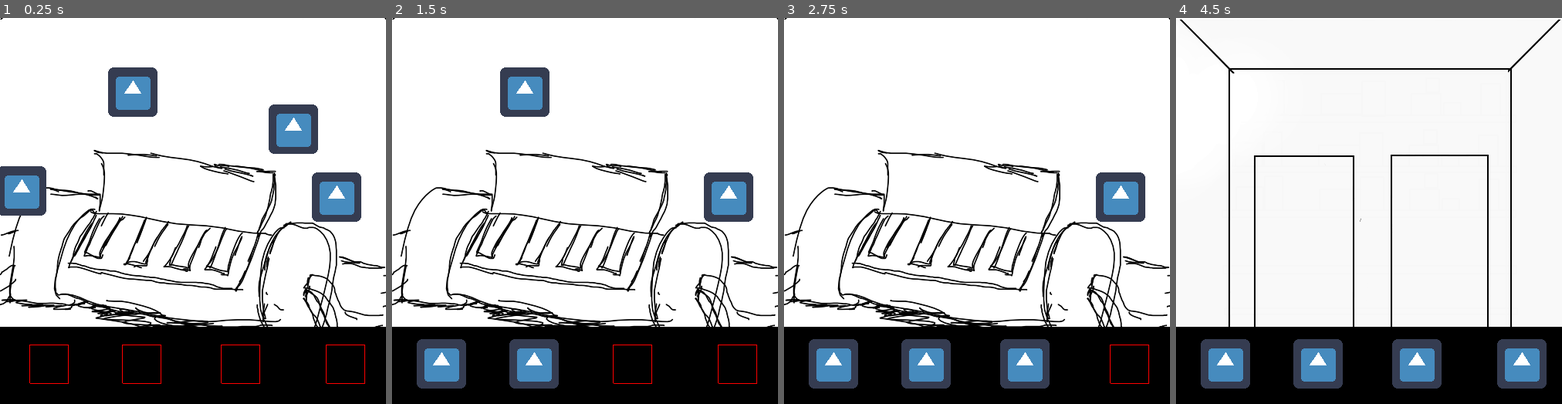
Above: before the commit, frames 1-4 (left to right).
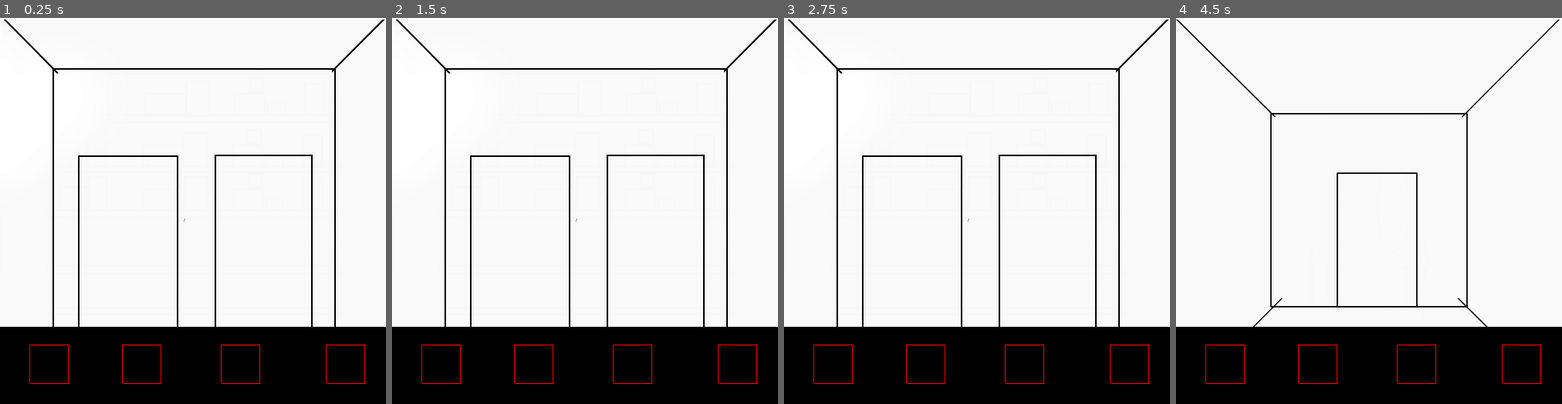
Above: after the commit, the same moments.

Repository: andresleonardobg/Cinco
Game: Godot game, scene res://scenes/level.tscn
Two runs of this game, one before a commit and one after it. Both use one fixed random seed, a clock stepped at 60 frames per second and the inputs below. Before the commit the project has no main scene; this scene is started directly in both runs. The engine's default icon, where the game draws it, is replaced by a stand-in: a white triangle on a blue panel in a dark square.
Inputs (mouse positions are in pixels of both pictures, inside the frame that each line leads up to):
- Up to frame 1 (0.25 s): no input
- Up to frame 2 (1.5 s): tap Enter (ui_accept) at 0.5, 0.77, 1.25 s; move the mouse to (685, 129) at 0.52 s; click (685, 129) at 0.6 s; move the mouse to (415, 191) at 1.27 s; click (415, 191) at 1.35 s
- Up to frame 3 (2.75 s): tap Enter (ui_accept) at 1.52, 2 s; move the mouse to (915, 91) at 2.02 s; click (915, 91) at 2.1 s
- Up to frame 4 (4.5 s): tap Enter (ui_accept) at 2.75, 3.02, 3.5, 3.77, 4.25 s; move the mouse to (1511, 195) at 2.77 s; click (1511, 195) at 2.85 s; move the mouse to (1330, 330) at 3.52 s; click (1330, 330) at 3.6 s; move the mouse to (1369, 334) at 4.27 s; click (1369, 334) at 4.35 s

The runs differ from the first frame. In frame 1, 14% of the frame differs, in the area x 0-100%, y 0-80%; in frame 2, 14%; in frame 3, 14%, in the area x 0-100%, y 0-96%; in frame 4, 9.9%.

Commit message:
box dialog

Diff:
--- a/project.godot
+++ b/project.godot
@@ -11,6 +11,7 @@
 [application]
 
 config/name="Cinco"
+run/main_scene="res://scenes/level.tscn"
 config/icon="res://icon.png"
 
 [autoload]
@@ -31,6 +32,11 @@
 "events": [ Object(InputEventMouseButton,"resource_local_to_scene":false,"resource_name":"","device":0,"alt":false,"shi …(212 unchanged characters)…
  ]
 }
+click={
+"deadzone": 0.5,
+"events": [ Object(InputEventMouseButton,"resource_local_to_scene":false,"resource_name":"","device":0,"alt":false,"shift":false,"control":false,"meta":false,"command":false,"button_mask":0,"position":Vector2( 0, 0 ),"global_position":Vector2( 0, 0 ),"factor":1.0,"button_index":1,"pressed":false,"doubleclick":false,"script":null)
+ ]
+}
 
 [physics]
 
--- /dev/null
+++ b/scenes/dialogs.tscn
@@ -0,0 +1,27 @@
+[gd_scene load_steps=2 format=2]
+
+[ext_resource path="res://scripts/dialog.gd" type="Script" id=1]
+
+[node name="Dialog" type="ColorRect"]
+margin_right = 500.0
+margin_bottom = 50.0
+color = Color( 0, 0, 0, 1 )
+script = ExtResource( 1 )
+__meta__ = {
+"_edit_use_anchors_": false
+}
+
+[node name="RichTextLabel" type="RichTextLabel" parent="."]
+margin_left = 9.0
+margin_top = 3.0
+margin_right = 489.0
+margin_bottom = 48.0
+text = "Lorem Ipsum is simply dummy text of the printing and typesetting industry. Lorem Ipsum has been the industry's standard dummy text ever since the 1500s, when an unknown printer took "
+__meta__ = {
+"_edit_use_anchors_": false
+}
+
+[node name="Timer" type="Timer" parent="."]
+wait_time = 0.049
+
+[connection signal="timeout" from="Timer" to="." method="_on_Timer_timeout"]
--- a/scenes/level.tscn
+++ b/scenes/level.tscn
@@ -14,6 +14,7 @@
 [ext_resource path="res://assets/bgWindow.png" type="Texture" id=12]
 [ext_resource path="res://scripts/ComputerTwo.gd" type="Script" id=13]
 [ext_resource path="res://scripts/Capsule.gd" type="Script" id=14]
+[ext_resource path="res://scenes/dialogs.tscn" type="PackedScene" id=15]
 
 [sub_resource type="Animation" id=1]
 resource_name = "openDoor"
@@ -123,24 +124,24 @@
 
 [node name="map" parent="." instance=ExtResource( 1 )]
 script = ExtResource( 8 )
-position_in_map = Vector2( -500, -3000 )
+position_in_map = Vector2( -500, -1500 )
 
 [node name="objects" type="Node2D" parent="map"]
 script = ExtResource( 3 )
 
 [node name="object" parent="map/objects" instance=ExtResource( 4 )]
-position = Vector2( 880, 3144 )
+position = Vector2( 792, 2800 )
 
 [node name="object3" parent="map/objects" instance=ExtResource( 4 )]
-position = Vector2( 528, 3224 )
+position = Vector2( 944, 1352 )
 
 [node name="object4" parent="map/objects" instance=ExtResource( 4 )]
-position = Vector2( 672, 3096 )
+position = Vector2( 328, 4240 )
 
 [node name="object2" parent="map/objects" instance=ExtResource( 4 )]
-position = Vector2( 936, 3232 )
-
-[node name="ColorRect" type="Sprite" parent="map"]
+position = Vector2( 272, 3784 )
+
+[node name="firtsDoor" type="Sprite" parent="map"]
 position = Vector2( 1712, 200 )
 scale = Vector2( 1.375, 2.125 )
 z_index = -1
@@ -149,7 +150,7 @@
 script = ExtResource( 6 )
 nodeMap = NodePath("..")
 
-[node name="AnimationPlayer" type="AnimationPlayer" parent="map/ColorRect"]
+[node name="AnimationPlayer" type="AnimationPlayer" parent="map/firtsDoor"]
 anims/openDoor = SubResource( 1 )
 
 [node name="navigation" type="Node2D" parent="map"]
@@ -264,6 +265,7 @@
 scale = Vector2( 2.8, 1.2 )
 posMap = Vector2( 0, -4000 )
 nodeMap = NodePath("../..")
+node_dialog = NodePath("../../../ColorRect")
 
 [node name="door11" parent="map/navigation" instance=ExtResource( 2 )]
 position = Vector2( 255.12, 2293.9 )
@@ -331,12 +333,6 @@
 rotation = 0.102974
 scale = Vector2( 4, 0.4 )
 posMap = Vector2( -1000, -3000 )
-nodeMap = NodePath("../..")
-
-[node name="door19" parent="map/navigation" instance=ExtResource( 2 )]
-position = Vector2( 1232.49, 3402.41 )
-scale = Vector2( 8, 0.2 )
-posMap = Vector2( 0, -3000 )
 nodeMap = NodePath("../..")
 
 [node name="door20" parent="map/navigation" instance=ExtResource( 2 )]
@@ -641,7 +637,10 @@
 
 [node name="Inventory" parent="navigationCam" instance=ExtResource( 5 )]
 
-[connection signal="animation_finished" from="map/ColorRect/AnimationPlayer" to="map/ColorRect" method="_on_AnimationPlayer_animation_finished"]
+[node name="ColorRect" parent="." instance=ExtResource( 15 )]
+visible = false
+
+[connection signal="animation_finished" from="map/firtsDoor/AnimationPlayer" to="map/firtsDoor" method="_on_AnimationPlayer_animation_finished"]
 [connection signal="timeout" from="map/navigation/door3/Timer" to="map/navigation/door3" method="_on_Timer_timeout"]
 [connection signal="input_event" from="map/interaction/interactive" to="map/interaction/interactive" method="_on_interactive_input_event"]
 [connection signal="timeout" from="map/interaction/ComputerTwo/Computer/RichTextLabel2/Timer" to="map/interaction/ComputerTwo" method="_on_Timer_timeout"]
--- a/scripts/Capsule.gd
+++ b/scripts/Capsule.gd
@@ -69,9 +69,8 @@
 			if take:
 				for p in positions:
 					if p.occupied == null:
-						queue_free()
-						p.occupied = self.name
-						p.instance_node(self.name)
+						p.occupied = 'capsule'
+						p.instance_node('capsule')
 						take = false
 
 					if take == false:
--- a/scripts/ComputerTwo.gd
+++ b/scripts/ComputerTwo.gd
@@ -37,6 +37,7 @@
 	var n = node.instance()
 	n.name = nm
 	n.block = true
+	n.softwareLoad = true
 	parent.call_deferred("add_child", n)
 	count += 1
 
@@ -48,19 +49,19 @@
 
 
 
-func _on_AnimationPlayer_animation_finished(anim_name):
+func _on_AnimationPlayer_animation_finished(_anim_name):
 	$Computer/load/ColorRect2/AnimationPlayer2.play("load")
 
 
-func _on_AnimationPlayer2_animation_finished(anim_name):
+func _on_AnimationPlayer2_animation_finished(_anim_name):
 	$Computer/load/ColorRect3/AnimationPlayer3.play("load")
 
 
-func _on_AnimationPlayer3_animation_finished(anim_name):
+func _on_AnimationPlayer3_animation_finished(_anim_name):
 	$Computer/load/ColorRect4/AnimationPlayer4.play("load")
 
 
-func _on_AnimationPlayer4_animation_finished(anim_name):
+func _on_AnimationPlayer4_animation_finished(_anim_name):
 	$Computer/RichTextLabel2.text = 'carga completa'
 	$Computer/RichTextLabel2.visible = true
 	$Computer/load.visible = false
--- a/scripts/Position.gd
+++ b/scripts/Position.gd
@@ -11,7 +11,8 @@
 	if len(get_children()) < 2:
 		occupied = null
 
-func instance_node(nod):
+func instance_node(nod, sl):
 	var n = node.instance()
 	n.set_name(nod)
+	n.softwareLoad = sl
 	add_child(n)
--- /dev/null
+++ b/scripts/dialog.gd
@@ -0,0 +1,29 @@
+extends ColorRect
+
+var texto = "necesito que me ayudes, cinco/quién eres?/eso ya no importa en mi estado, como ves no aparento pasar de hoy y antes de que eso suceda necesito que hagas algo por mi/pero donde estoy/El viejo toce no puedo hablar./solo has lo que te digo no creo que haya más opciones por lo mucho que has visto/Toce/toma este chip ve al cuarto que sigue a este ahí encontraras más de estos, debes reprogramarlos cerca al computador encontraras una memoria con el programa a cargar vuelve cuando hayas terminado/El hombre se ha dormido, no le queda mucho tiempo. Qué lugar es este, estaré en alguna clase de bunker, como llegue aquí"
+var t
+var p = 0
+var canChange = false
+
+func _ready():
+	t = texto.split("/")
+	$RichTextLabel.visible_characters = 0
+	$RichTextLabel.text = t[0]
+	$Timer.start()
+
+func _input(_event):
+	if Input.is_action_just_pressed("click") and canChange:
+		if p < t.size() - 1:
+			p = p+ 1
+			$RichTextLabel.visible_characters = 0
+			$RichTextLabel.text = t[p]
+			canChange = false
+		else:
+			self.visible = false
+
+
+func _on_Timer_timeout() -> void:
+	if $RichTextLabel.visible_characters <= len(t[p]):
+		$RichTextLabel.visible_characters += 1
+	if $RichTextLabel.visible_characters == len(t[p]):
+		canChange = true
--- a/scripts/navigation.gd
+++ b/scripts/navigation.gd
@@ -7,6 +7,10 @@
 #get map
 export (NodePath) var nodeMap
 onready var map = get_node(nodeMap)
+
+#dialog node
+export (NodePath) var node_dialog
+onready var dialog = get_node(node_dialog)
 
 onready var navNodes = get_tree().get_nodes_in_group('navigation')
 
@@ -41,6 +45,9 @@
 
 func _on_navigation_input_event(_viewport, _event, _shape_idx):
 	if Input.is_action_just_pressed("leftMouse"):
+
+		if self.name == 'door10' and dialog:
+			dialog.visible = true
 
 		#navigation cam---------------------------------------------------------
 		if self.name == 'navigationCam' or self.name == 'navigationCam2':
--- a/scripts/objects.gd
+++ b/scripts/objects.gd
@@ -25,7 +25,7 @@
 					if p.occupied == null:
 						queue_free()
 						p.occupied = self.name
-						p.instance_node(self.name)
+						p.instance_node(self.name, softwareLoad)
 						inInvent = true
 
 					if inInvent:
Not shown: 1 places in scenes/level.tscn that only renumber resources
